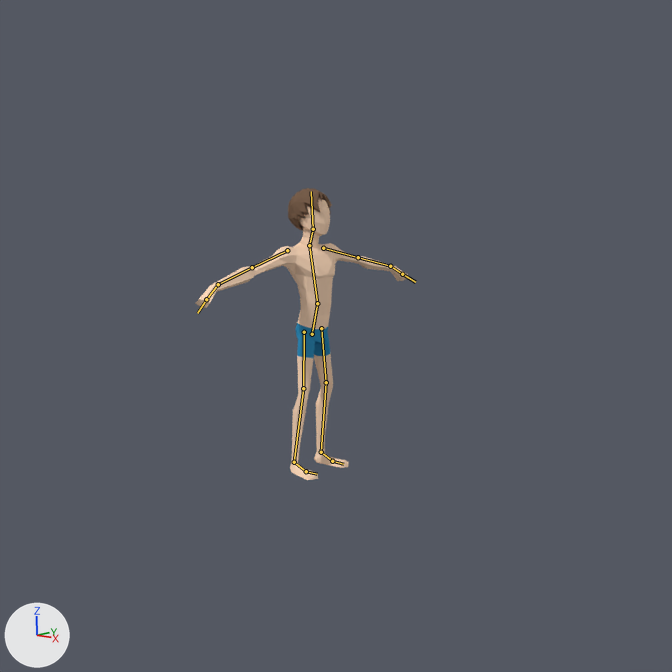
A saved change to the Blender file Models/Characters/Roger/ze_stopem.blend.
One viewpoint serves both versions: the file's camera 'Camera'. Lighting does not change. The marker at lower left points along +X, +Y and +Z. The bones that bend it are drawn over the model as lines.
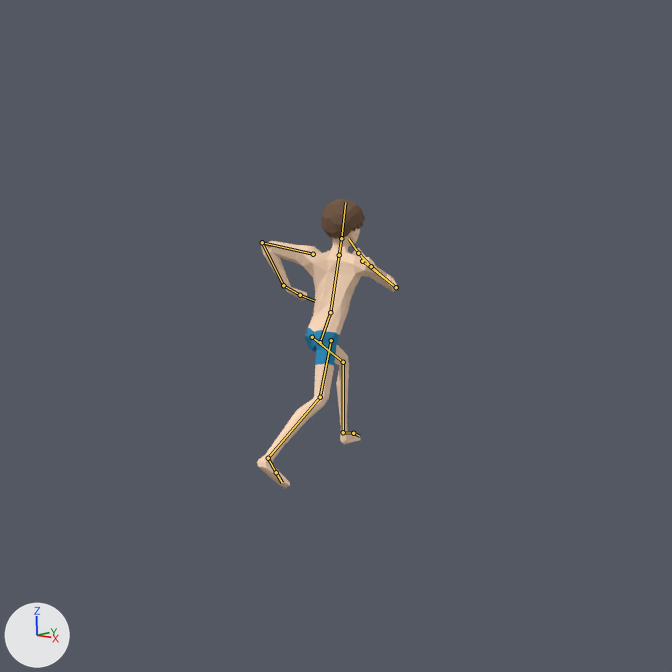
The newer file adds an action. The first version stands in its rest pose; the second is drawn at frame 31 of the action 'RogerStartLeft'.

Location of each change, (x1, y1, x2, y2) in pixels of the pictures (672 x 672 px):
'Cube.000', posed (34% narrower): before (195, 188, 409, 480); after (257, 198, 398, 489)
bone 'Bone', root to tip: before (312, 334) to (317, 303); after (320, 342) to (330, 312)
bone 'Bone.001', root to tip: before (317, 303) to (309, 245); after (330, 312) to (339, 255)
bone 'Bone.005.L', root to tip: before (323, 248) to (358, 257); after (313, 254) to (262, 242)
bone 'Bone.007.L', root to tip: before (358, 257) to (390, 266); after (262, 242) to (283, 285)
bone 'Bone.009.L', root to tip: before (390, 266) to (402, 274); after (283, 285) to (300, 295)
bone 'Bone.002', root to tip: before (309, 245) to (313, 229); after (339, 255) to (341, 238)
bone 'Bone.003', root to tip: before (313, 229) to (311, 191); after (341, 238) to (345, 202)
bone 'Bone.005.R', root to tip: before (287, 250) to (252, 267); after (362, 261) to (396, 287)
bone 'Bone.007.R', root to tip: before (252, 267) to (218, 284); after (396, 287) to (371, 266)
bone 'Bone.009.R', root to tip: before (218, 284) to (206, 299); after (371, 266) to (358, 253)

What changed in the scene script:
```text
Change bone_bone:
    where bone_bone = bpy.data.objects['Armature.000'].pose.bones['Bone']
    bone_bone.location: (0.0, 0.0, 0.0) -> (0.014, -0.054, -0.175)
    bone_bone.rotation_quaternion: (1.0, 0.0, 0.0, 0.0) -> (0.707, -0.088, 0.662, 0.232)  # degrees (0, 0, 0) -> degrees (59, 78, 86)
Change bone_bone_001:
    where bone_bone_001 = bpy.data.objects['Armature.000'].pose.bones['Bone.001']  # child of 'Bone'
    bone_bone_001.rotation_euler: (0.0, 0.0, 0.0) -> (0.175, 0.454, 0.0873)  # degrees (0, 0, 0) -> degrees (10, 26, 5)
Change bone_bone_005_l:
    where bone_bone_005_l = bpy.data.objects['Armature.000'].pose.bones['Bone.005.L']  # child of 'Bone.001'
    bone_bone_005_l.rotation_quaternion: (1.0, 0.0, 0.0, 0.0) -> (0.867, -0.031, 0.428, 0.254)  # degrees (0, 0, 0) -> degrees (14, 49, 39)
Change bone_bone_007_l:
    where bone_bone_007_l = bpy.data.objects['Armature.000'].pose.bones['Bone.007.L']  # child of 'Bone.005.L'
    bone_bone_007_l.rotation_quaternion: (1.0, 0.0, 0.0, 0.0) -> (0.385, -0.187, -0.273, -0.861)  # degrees (0, 0, 0) -> degrees (23, -32, -138)
Change bone_bone_009_l:
    where bone_bone_009_l = bpy.data.objects['Armature.000'].pose.bones['Bone.009.L']  # child of 'Bone.007.L'
    bone_bone_009_l.rotation_quaternion: (1.0, 0.0, 0.0, 0.0) -> (0.979, 0.039, -0.127, -0.152)  # degrees (0, 0, 0) -> degrees (7, -14, -18)
Change bone_bone_002:
    where bone_bone_002 = bpy.data.objects['Armature.000'].pose.bones['Bone.002']  # child of 'Bone.001'
    bone_bone_002.rotation_quaternion: (1.0, 0.0, 0.0, 0.0) -> (0.983, 0.145, -0.113, 0.013)  # degrees (0, 0, 0) -> degrees (17, -13, 0)
Change bone_bone_003:
    where bone_bone_003 = bpy.data.objects['Armature.000'].pose.bones['Bone.003']  # child of 'Bone.002'
    bone_bone_003.rotation_quaternion: (1.0, 0.0, 0.0, 0.0) -> (0.987, -0.003, -0.155, -0.043)  # degrees (0, 0, 0) -> degrees (0, -18, -5)
Change bone_bone_005_r:
    where bone_bone_005_r = bpy.data.objects['Armature.000'].pose.bones['Bone.005.R']  # child of 'Bone.001'
    bone_bone_005_r.rotation_quaternion: (1.0, 0.0, 0.0, 0.0) -> (0.899, -0.086, 0.188, 0.386)  # degrees (0, 0, 0) -> degrees (-1, 24, 46)
Change bone_bone_007_r:
    where bone_bone_007_r = bpy.data.objects['Armature.000'].pose.bones['Bone.007.R']  # child of 'Bone.005.R'
    bone_bone_007_r.rotation_quaternion: (1.0, 0.0, 0.0, 0.0) -> (0.597, -0.086, 0.313, 0.734)  # degrees (0, 0, 0) -> degrees (24, 30, 108)
Change bone_bone_009_r:
    where bone_bone_009_r = bpy.data.objects['Armature.000'].pose.bones['Bone.009.R']  # child of 'Bone.007.R'
    bone_bone_009_r.rotation_quaternion: (1.0, 0.0, 0.0, 0.0) -> (0.958, 0.141, -0.217, 0.125)  # degrees (0, 0, 0) -> degrees (14, -27, 12)
Change bone_leg_control_l:
    where bone_leg_control_l = bpy.data.objects['Armature.000'].pose.bones['leg control.L']
    bone_leg_control_l.location: (0.0, 0.0, 0.0) -> (-0.292, 0.178, 0.2)
    bone_leg_control_l.rotation_quaternion: (1.0, 0.0, 0.0, 0.0) -> (0.708, 0.024, 0.019, 0.706)  # degrees (0, 0, 0) -> degrees (3, 0, 90)
Change bone_toescontrol_l:
    where bone_toescontrol_l = bpy.data.objects['Armature.000'].pose.bones['toescontrol.L']  # child of 'leg control.L'
    bone_toescontrol_l.rotation_quaternion: (1.0, 0.0, 0.0, 0.0) -> (0.963, 0.002, 0.03, -0.269)  # degrees (0, 0, 0) -> degrees (-1, 3, -31)
Change bone_leg_p_target_l:
    where bone_leg_p_target_l = bpy.data.objects['Armature.000'].pose.bones['LEG P TARGET.L']
    bone_leg_p_target_l.location: (0.0, 0.0, 0.0) -> (-1.853, -2.215, 0.019)
    bone_leg_p_target_l.rotation_quaternion: (1.0, 0.0, 0.0, 0.0) -> (0.708, 0.0, 0.006, 0.706)  # degrees (0, 0, 0) -> degrees (0, 0, 90)
Change bone_leg_control_r:
    where bone_leg_control_r = bpy.data.objects['Armature.000'].pose.bones['leg control.R']
    bone_leg_control_r.location: (0.0, 0.0, 0.0) -> (0.946, 0.614, 0.489)
    bone_leg_control_r.rotation_quaternion: (1.0, 0.0, 0.0, 0.0) -> (0.686, -0.209, -0.324, 0.617)  # degrees (0, 0, 0) -> degrees (-44, -11, 88)
Change bone_toescontrol_r:
    where bone_toescontrol_r = bpy.data.objects['Armature.000'].pose.bones['toescontrol.R']  # child of 'leg control.R'
    bone_toescontrol_r.rotation_quaternion: (1.0, 0.0, 0.0, 0.0) -> (0.992, 0.025, -0.001, -0.127)  # degrees (0, 0, 0) -> degrees (3, 0, -15)
Change bone_leg_p_target_r:
    where bone_leg_p_target_r = bpy.data.objects['Armature.000'].pose.bones['LEG P TARGET.R']
    bone_leg_p_target_r.location: (0.0, 0.0, 0.0) -> (-2.425, -1.618, 0.014)
    bone_leg_p_target_r.rotation_quaternion: (1.0, 0.0, 0.0, 0.0) -> (0.708, 0.0, 0.006, 0.706)  # degrees (0, 0, 0) -> degrees (0, 0, 90)
Change bone_headik:
    where bone_headik = bpy.data.objects['Armature.000'].pose.bones['HeadIK']
    bone_headik.location: (0.0, 0.0, 0.0) -> (1.198, -2.455, -6.109)
    bone_headik.rotation_quaternion: (1.0, 0.0, 0.0, 0.0) -> (0.708, 0.706, -0.024, 0.0)  # degrees (0, 0, 0) -> degrees (90, -2, -2)
```
